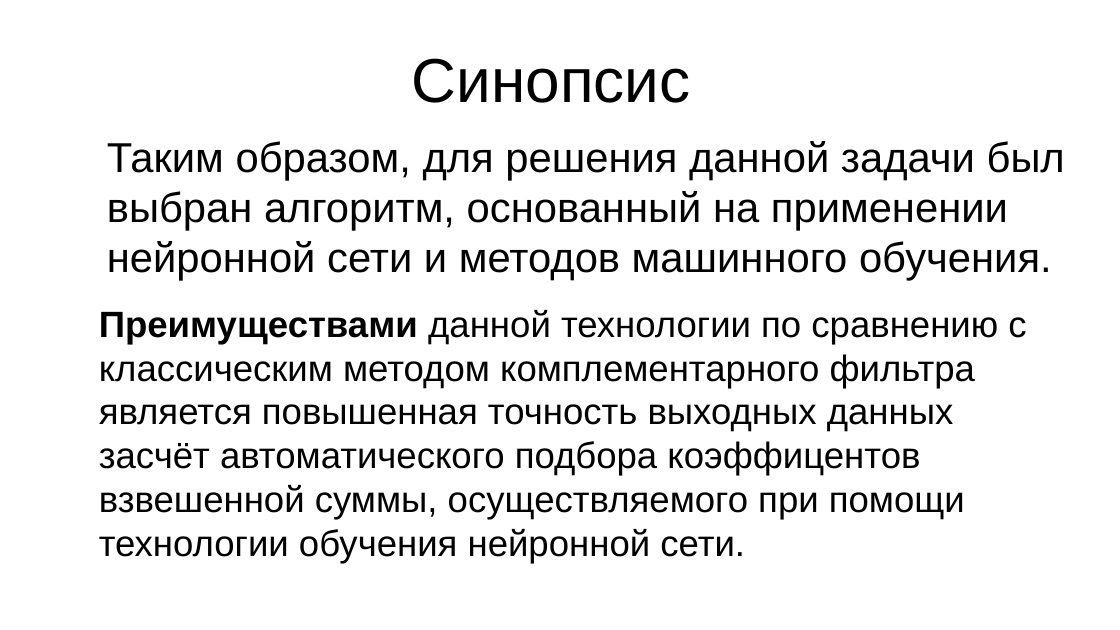
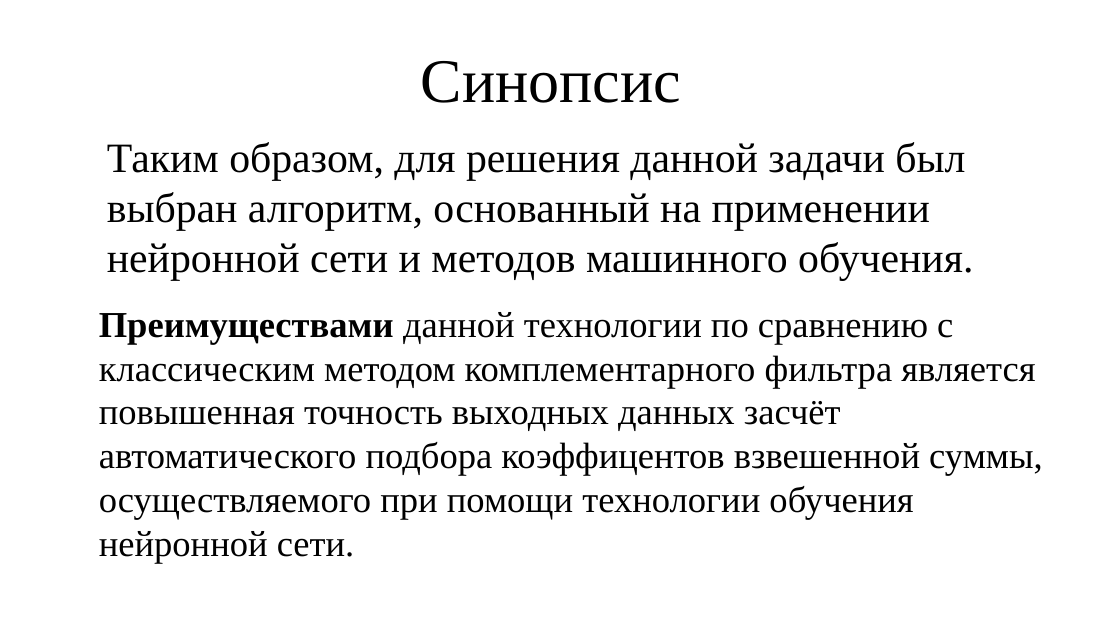
Before and after one commit to SaShiro228/helmet, a slide deck: slide 11 of text/presentation.odp. Drawn at 1120x630 pixels with LibreOffice and Linux fonts; fonts in the diff are those of the drawing. Boxes give left, top, right and bottom in pixels: in the first picture for what was removed or moved away, otherwise in the second. Text is boxed around its words. In the diff, an @@ line names an element or a change of style, - is before the commit and + after.

```diff
--- a/text/presentation.odp
+++ b/text/presentation.odp
@@ title "Синопсис" at box(421, 61, 681, 103): font Arial to Times New Roman @@
@@ text "Таким образом, для решения данной ..." at box(99, 142, 1043, 563): font Arial to Times New Roman @@
```
Also in this commit, not shown: 9 other slides changed, 1 other file.
